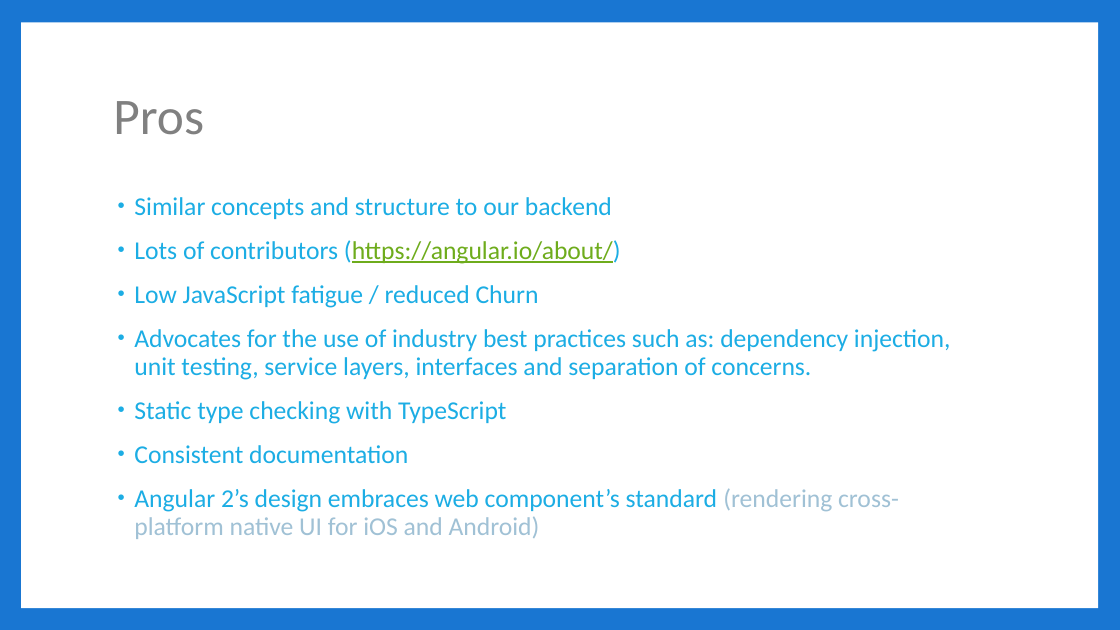
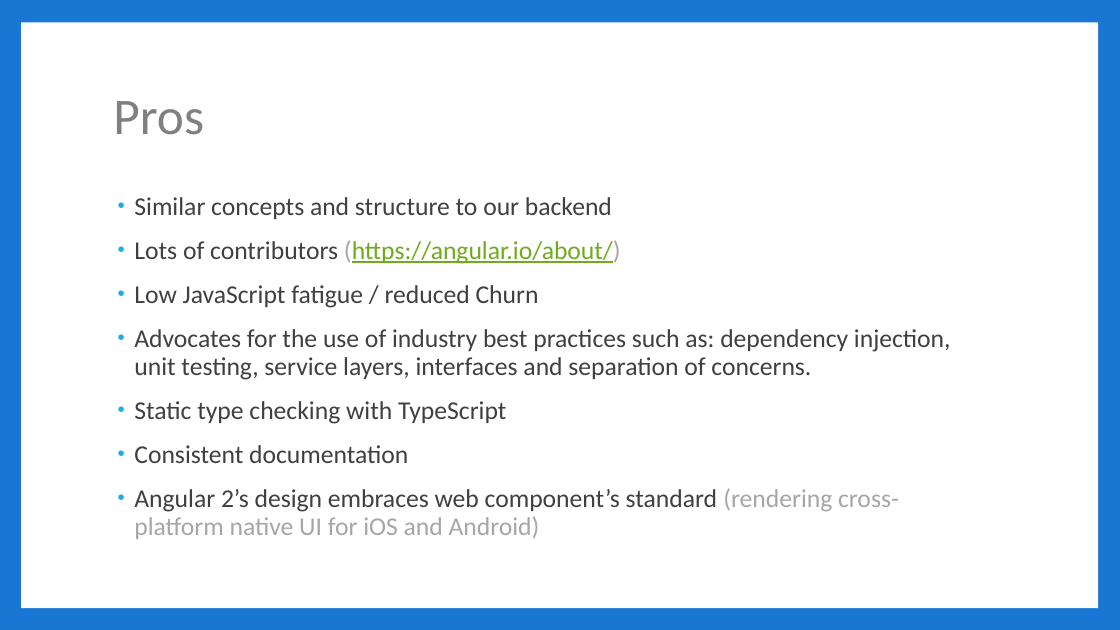
Before and after one commit to jbicks/angular2-demo, a slide deck: slide 15 of Angular2.pptx. Drawn at 1120x630 pixels with LibreOffice and Linux fonts; fonts in the diff are those of the drawing. Boxes give left, top, right and bottom in pixels: in the first picture for what was removed or moved away, otherwise in the second. Text is boxed around its words. In the diff, an @@ line names an element or a change of style, - is before the commit and + after.

```diff
--- a/Angular2.pptx
+++ b/Angular2.pptx
@@ text "Similar concepts and structure to ..." at [134,197,951,539]: text colour #1CADE4 to #404040 in "Similar concepts and structure to our backend", "Lots of contributors", "Low JavaScript fatigue / reduced Churn", "Advocates for the use of industry best ..." and 3 more places; text colour #1CADE4 to #A6A6A6 in "(https://angular.io/about/)"; text colour #A0C1D5 to #A6A6A6 in "(rendering cross-platform native UI for iOS and ..." @@
```
Also in this commit, not shown: 13 other slides changed.
